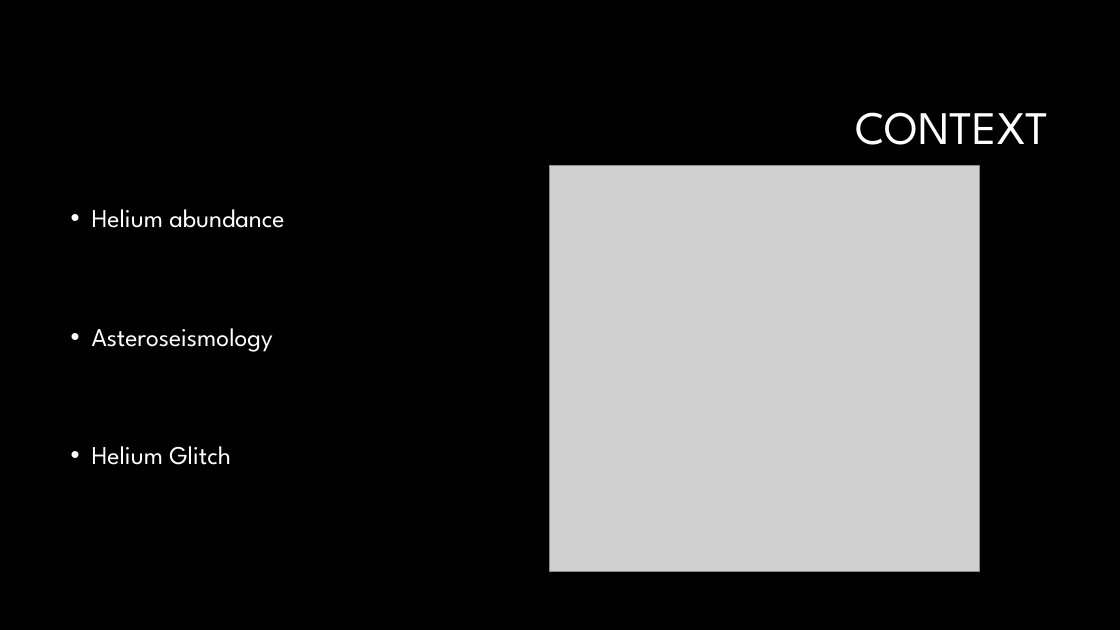
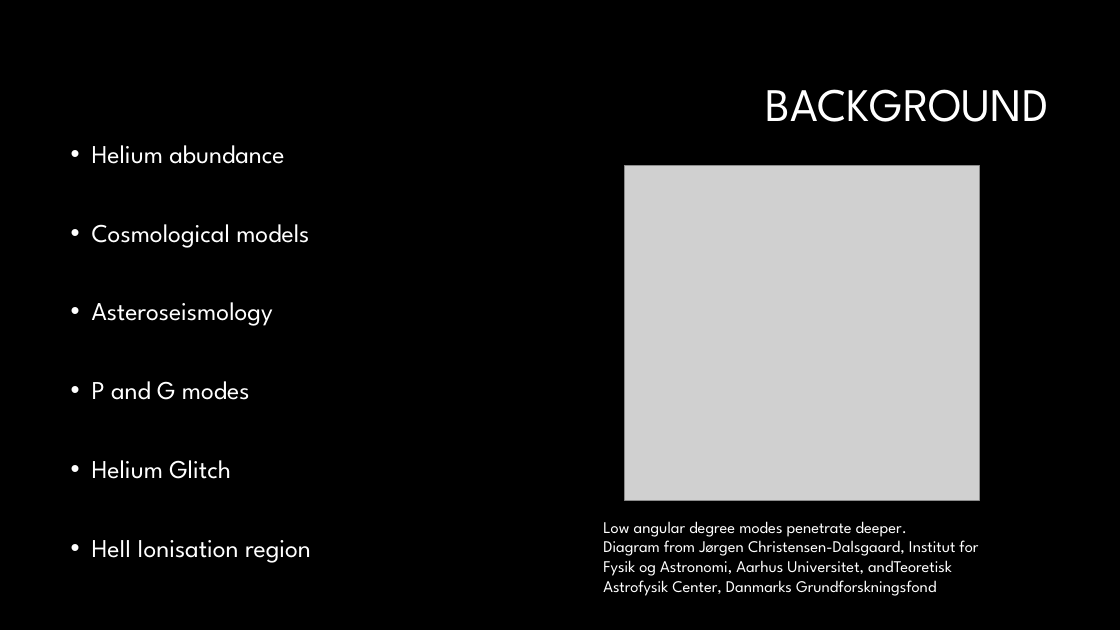
Before and after one commit to daw538/y4project, a slide deck: slide 2 of JoshFiles/Seminar.pptx. Drawn at 1120x630 pixels with LibreOffice and Linux fonts; fonts in the diff are those of the drawing; grey boxes stand for pictures; background and template pictures are left out. Boxes give left, top, right and bottom in pixels: in the first picture for what was removed or moved away, otherwise in the second. Text is boxed around its words. In the diff, an @@ line names an element or a change of style, - is before the commit and + after.

```diff
--- a/JoshFiles/Seminar.pptx
+++ b/JoshFiles/Seminar.pptx
@@ title at box(766, 89, 1049, 122): text changed @@
-CONTEXT
+BACKGROUND
@@ text "Helium abundance": place and size @@
-text "Helium abundance" at box(92, 209, 284, 465)
+text "Helium abundance" at box(92, 145, 311, 563)
@@ picture: place and size @@
-picture at box(549, 166, 980, 571)
+picture at box(625, 166, 980, 500)
@@ text at box(92, 224, 309, 248): paragraph added @@
+• Cosmological models
@@ text at box(92, 381, 250, 400): paragraph added @@
+• P and G modes
@@ text added at box(603, 521, 978, 596), 14 pt, text #FFFFFF @@
+Low angular degree modes penetrate deeper.
+Diagram from Jørgen Christensen-Dalsgaard, Institut for Fysik og Astronomi, Aarhus Universitet, andTeoretisk Astrofysik Center, Danmarks Grundforskningsfond
@@ text at box(92, 540, 311, 563): paragraph added @@
+• HeII Ionisation region
```
Also in this commit, not shown: 2 other slides changed, 7 slides added, 4 other files.
